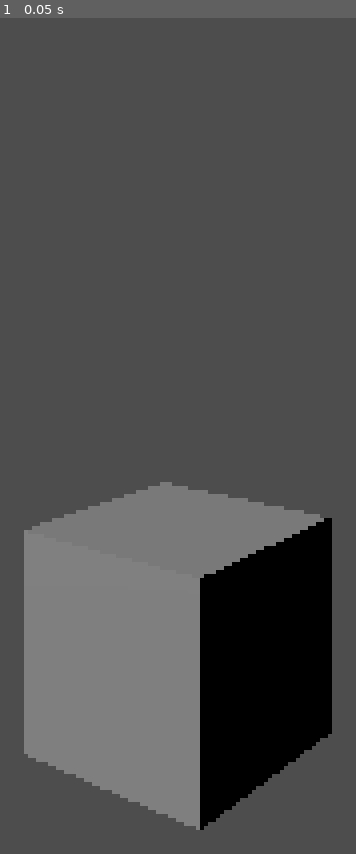
Above: before the commit, frame 1.
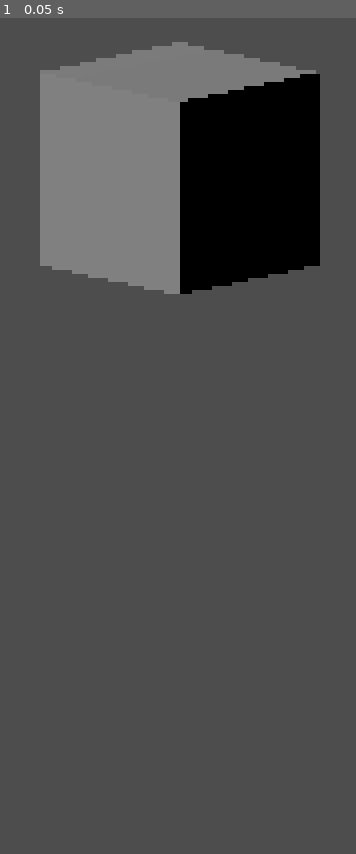
Above: after the commit, the same moment.

Repository: bejado/3d-platformer-tactics
Game: Godot game, scene res://main.tscn
The game is run twice, just before and just after one commit, with the same random seed, the same clock (stepped at 60 frames per second) and the same inputs.
Inputs:
- Up to frame 1 (0.05 s): no input

The runs differ from the first frame. In frame 1, 50% of the frame differs, in the area x 6-94%, y 2-98%.

Commit message:
Switch to orthogonal camera

Diff:
--- a/main.tscn
+++ b/main.tscn
@@ -8,7 +8,9 @@
 mesh = SubResource("BoxMesh_7dm0k")
 
 [node name="Camera3D" type="Camera3D" parent="."]
-transform = Transform3D(0.795241, 0, 0.606294, 0, 1, 0, -0.606294, 0, 0.795241, 3.30763, 2.14398, 4.19652)
+transform = Transform3D(0.707107, -0.151841, 0.690612, 0, 0.976672, 0.214735, -0.707107, -0.151841, 0.690612, 4.23291, 1.31956, 4.09443)
+projection = 1
+size = 9.095
 
 [node name="DirectionalLight3D" type="DirectionalLight3D" parent="."]
 transform = Transform3D(0.961038, 0.171556, -0.216736, 0.0118784, 0.757736, 0.652453, 0.276161, -0.629607, 0.726175, 0, 0, 0)
